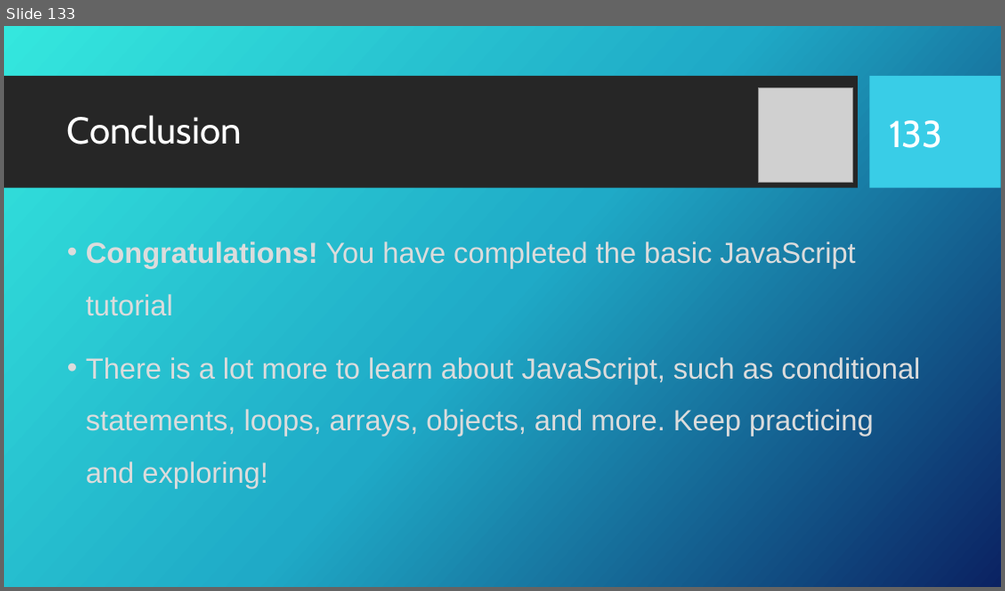
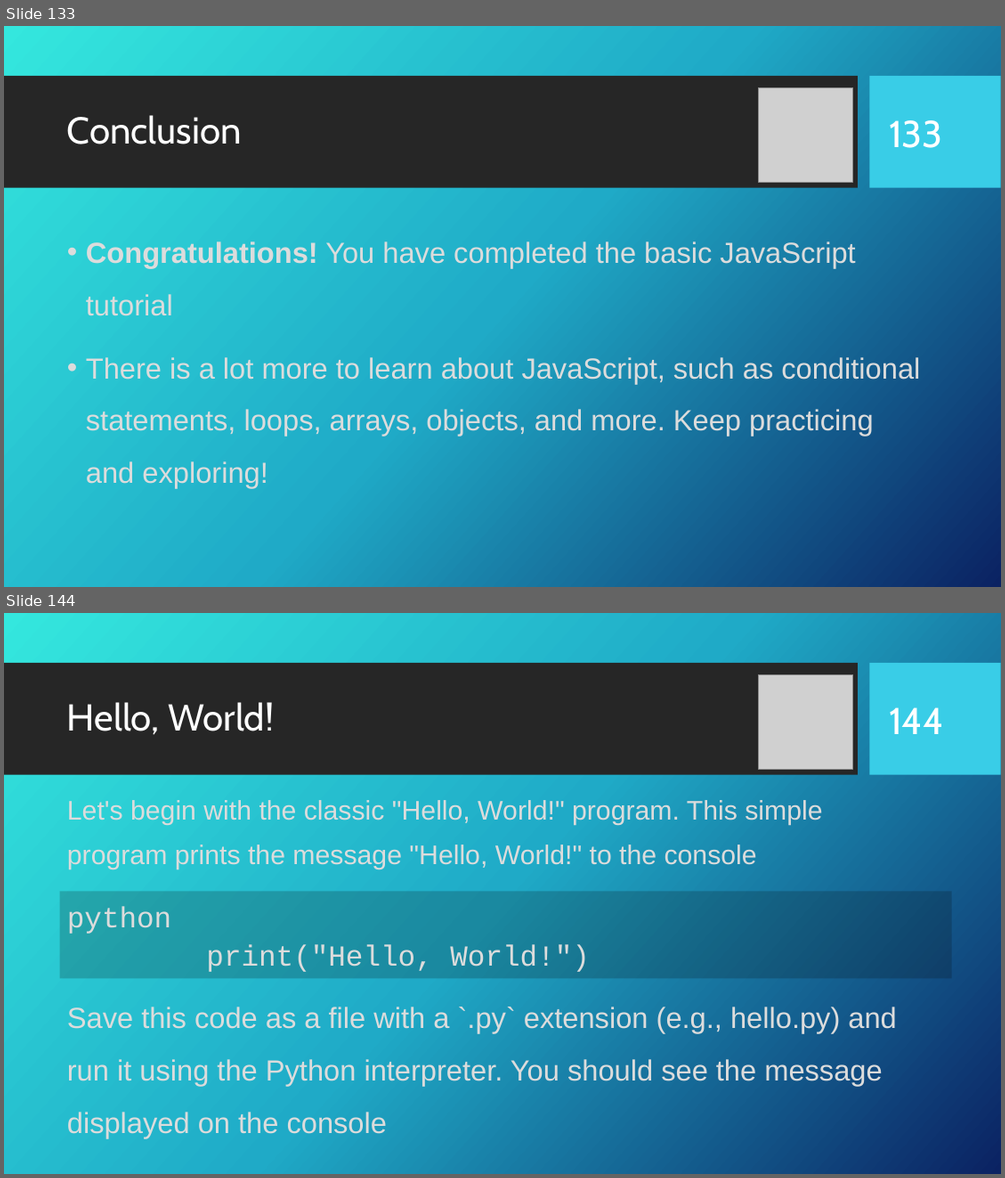
Before and after one commit to KurtAbraham/CS451, a slide deck: CS 451-KAbraham-Internet Technologies Tutorials.pptx. Shown one above the other, each under a label of ours: slide 133 before the commit, slides 133 and 144 after it; the slides between them are not shown. The pictures are 1005x591 and 1005x1178 pixels, drawn with LibreOffice and Linux fonts; fonts in the diff are those of the drawing; grey boxes stand for pictures; background and template pictures are left out. Boxes give left, top, right and bottom in pixels: in the first picture for what was removed or moved away, otherwise in the second. Text is boxed around its words. In the diff, an @@ line names an element or a change of style, - is before the commit and + after.

```diff
--- a/CS 451-KAbraham-Internet Technologies Tutorials.pptx
+++ b/CS 451-KAbraham-Internet Technologies Tutorials.pptx
@@ slide 144 added at (4,613,1001,1174), background picture (left out); not listed: 2 template elements that a slide beside it also shows @@
@@ picture added at (759,674,853,769) @@
@@ title added at (67,702,274,735), 36 pt, text #FFFFFF @@
+Hello, World!
@@ page number added at (889,707,944,734), 36 pt, text #FFFFFF @@
+144
@@ text added at (67,800,822,869), 25.9 pt, text #DCDCDC @@
+Let's begin with the classic "Hello, World!" program. This simple program prints the message "Hello, World!" to the console
@@ rectangle added at (59,892,952,979), fill #080808 at 20% opacity, 28 pt, text #DCDCDC @@
+python
+print("Hello, World!")
@@ text added at (67,1006,896,1138), 28 pt, text #DCDCDC @@
+Save this code as a file with a `.py` extension (e.g., hello.py) and run it using the Python interpreter. You should see the message displayed on the console
```
Also in this commit, not shown: 15 slides changed, 15 other slides added, 1 other file.
